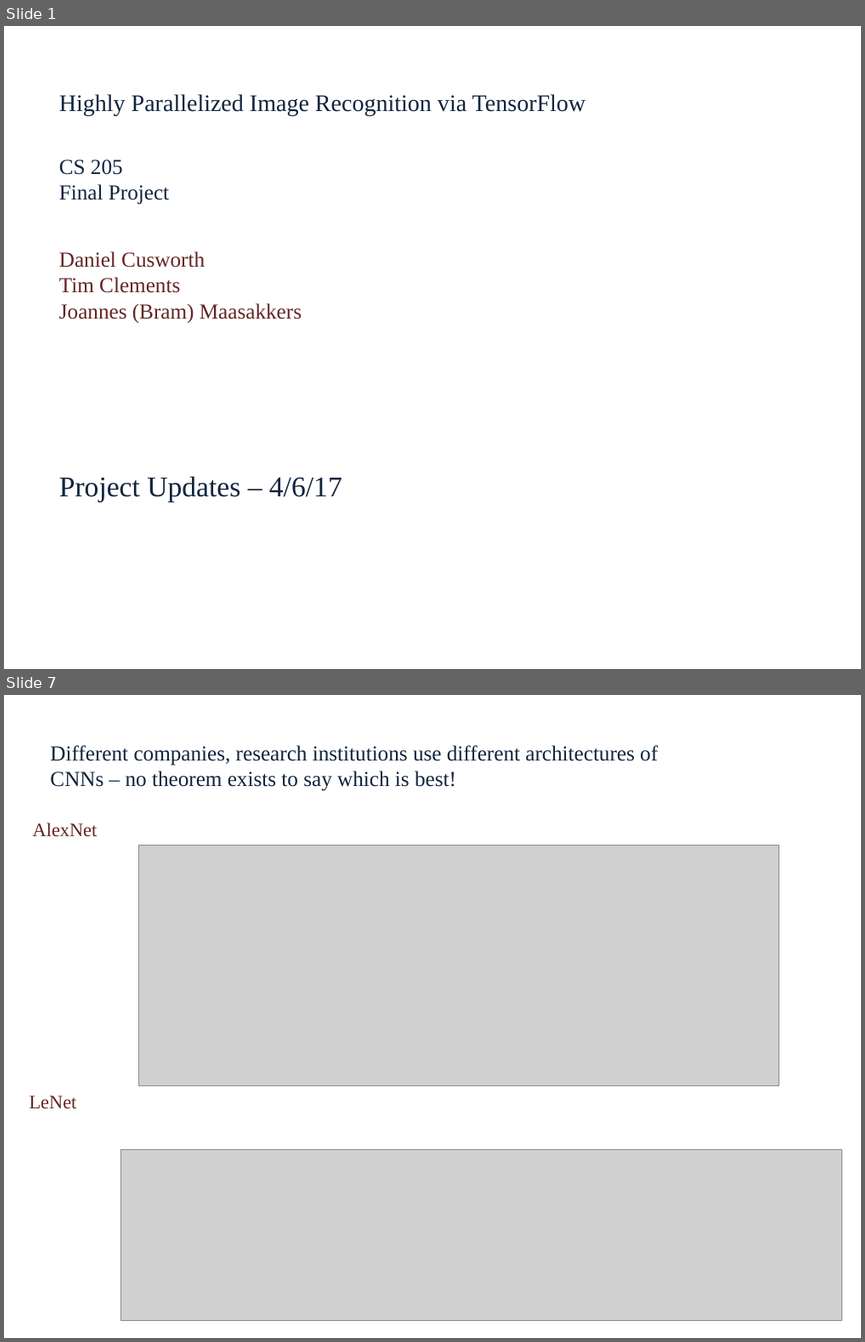
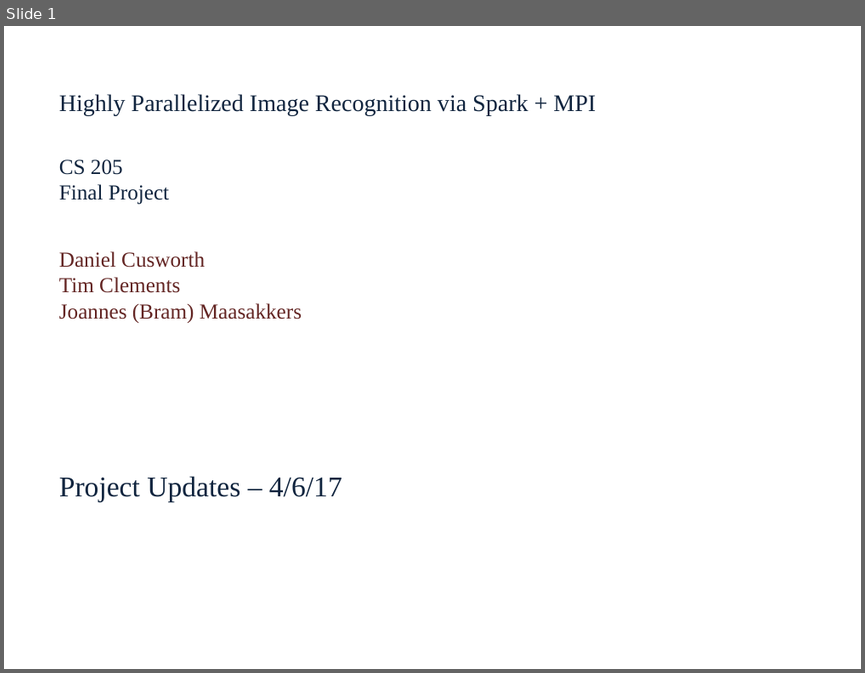
Before and after one commit to dcusworth/image_spark_mpi, a slide deck: benchmarks/Update_Rafa_1.pptx. Shown one above the other, each under a label of ours: slides 1 and 7 before the commit, slide 1 after it; the slides between them are not shown. The pictures are 865x1342 and 865x673 pixels, drawn with LibreOffice and Linux fonts; fonts in the diff are those of the drawing; grey boxes stand for pictures. Boxes give left, top, right and bottom in pixels: in the first picture for what was removed or moved away, otherwise in the second. Text is boxed around its words. In the diff, an @@ line names an element or a change of style, - is before the commit and + after.

```diff
--- a/benchmarks/Update_Rafa_1.pptx
+++ b/benchmarks/Update_Rafa_1.pptx
@@ slide 7 removed at box(4, 695, 861, 1338), background #FFFFFF @@
@@ text removed at box(50, 745, 658, 791) @@
-Different companies, research institutions use different architectures of CNNs – no theorem exists to say which is best!
@@ text removed at box(33, 823, 98, 837) @@
-AlexNet
@@ picture removed at box(138, 845, 778, 1085) @@
@@ text removed at box(30, 1095, 77, 1109) @@
-LeNet
@@ picture removed at box(121, 1149, 842, 1321) @@
@@ slide 1 changed as well @@
@@ text at box(59, 94, 596, 115): text changed @@
-Highly Parallelized Image Recognition via TensorFlow
+Highly Parallelized Image Recognition via Spark + MPI
```
Also in this commit, not shown: 4 slides added, 7 other slides removed, 1 other file.
